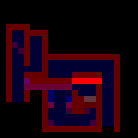
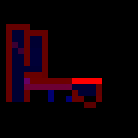
Comparing the layer stacks of the two 138px x 138px images. Changes:
hid "basement" over [left=42, top=54, right=120, bottom=132]
